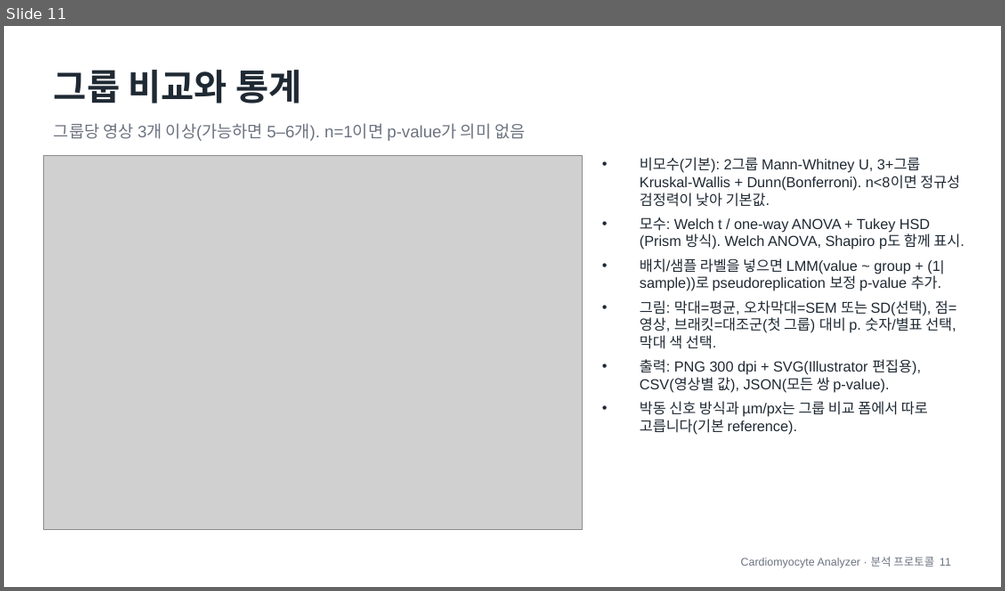
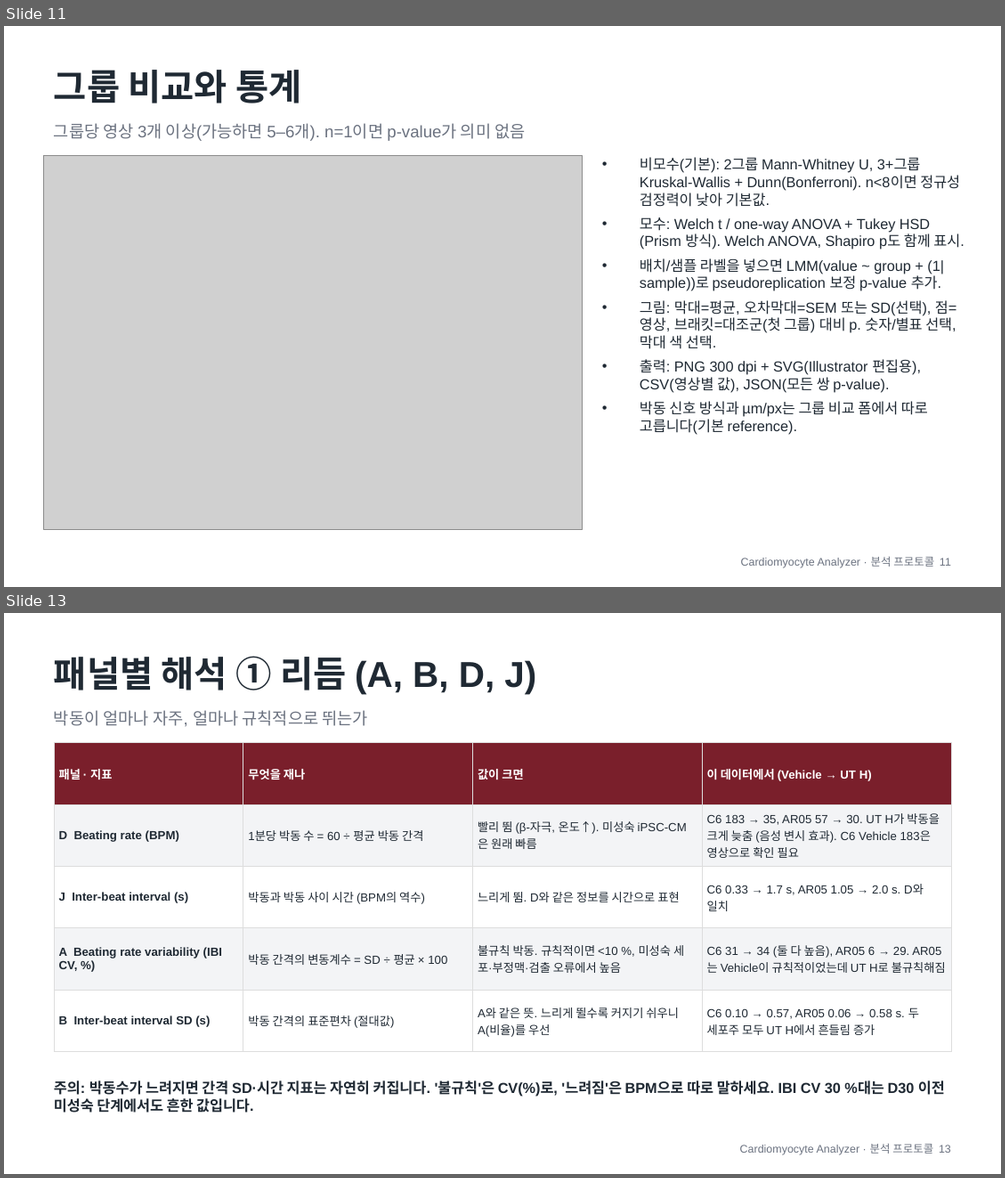
Before and after one commit to heasilmoon/cardiomyocyte-analyzer, a slide deck: docs/Cardiomyocyte_Analyzer_분석프로토콜_지표설명.pptx. Shown one above the other, each under a label of ours: slide 11 before the commit, slides 11 and 13 after it; the slides between them are not shown. The pictures are 1005x591 and 1005x1178 pixels, drawn with LibreOffice and Linux fonts; fonts in the diff are those of the drawing; grey boxes stand for pictures. Boxes give left, top, right and bottom in pixels: in the first picture for what was removed or moved away, otherwise in the second. Text is boxed around its words. In the diff, an @@ line names an element or a change of style, - is before the commit and + after.

```diff
--- a/docs/Cardiomyocyte_Analyzer_분석프로토콜_지표설명.pptx
+++ b/docs/Cardiomyocyte_Analyzer_분석프로토콜_지표설명.pptx
@@ slide 13 added at [4,613,1001,1174], background #FFFFFF @@
@@ text added at [54,656,536,694], 26 pt, text #1F2933, bold @@
+패널별 해석 ① 리듬 (A, B, D, J)
@@ text added at [54,710,368,727], 12 pt, text #6B7280 @@
+박동이 얼마나 자주, 얼마나 규칙적으로 뛰는가
@@ table added at [54,743,951,1040], 5 rows, 4 columns @@
+패널 · 지표 | 무엇을 재나 | 값이 크면 | 이 데이터에서 (Vehicle → UT H)
+D Beating rate (BPM) | 1분당 박동 수 = 60 ÷ 평균 박동 간격 | 빨리 뜀 (β-자극, 온도↑). 미성숙 iPSC-CM은 원래 빠름 | C6 183 → 35, AR05 57 → 30. UT H가 박동을 크게 늦춤 (음성 변시 효과). C6 Vehicle 183은 영상으로 확인 필요
+J Inter-beat interval (s) | 박동과 박동 사이 시간 (BPM의 역수) | 느리게 뜀. D와 같은 정보를 시간으로 표현 | C6 0.33 → 1.7 s, AR05 1.05 → 2.0 s. D와 일치
+A Beating rate variability (IBI CV, %) | 박동 간격의 변동계수 = SD ÷ 평균 × 100 | 불규칙 박동. 규칙적이면 <10 %, 미성숙 세포·부정맥·검출 오류에서 높음 | C6 31 → 34 (둘 다 높음), AR05 6 → 29. AR05는 Vehicle이 규칙적이었는데 UT H로 불규칙해짐
+B Inter-beat interval SD (s) | 박동 간격의 표준편차 (절대값) | A와 같은 뜻. 느리게 뛸수록 커지기 쉬우니 A(비율)를 우선 | C6 0.10 → 0.57, AR05 0.06 → 0.58 s. 두 세포주 모두 UT H에서 흔들림 증가
@@ text added at [54,1080,945,1112], 10.5 pt, text #1F2933, bold @@
+주의: 박동수가 느려지면 간격 SD·시간 지표는 자연히 커집니다. '불규칙'은 CV(%)로, '느려짐'은 BPM으로 따로 말하세요. IBI CV 30 %대는 D30 이전 미성숙 단계에서도 흔한 값입니다.
@@ text added at [740,1143,951,1155], 8 pt, text #6B7280 @@
+Cardiomyocyte Analyzer · 분석 프로토콜 13
```
Also in this commit, not shown: 2 slides changed, 4 other slides added, 1 other file.
